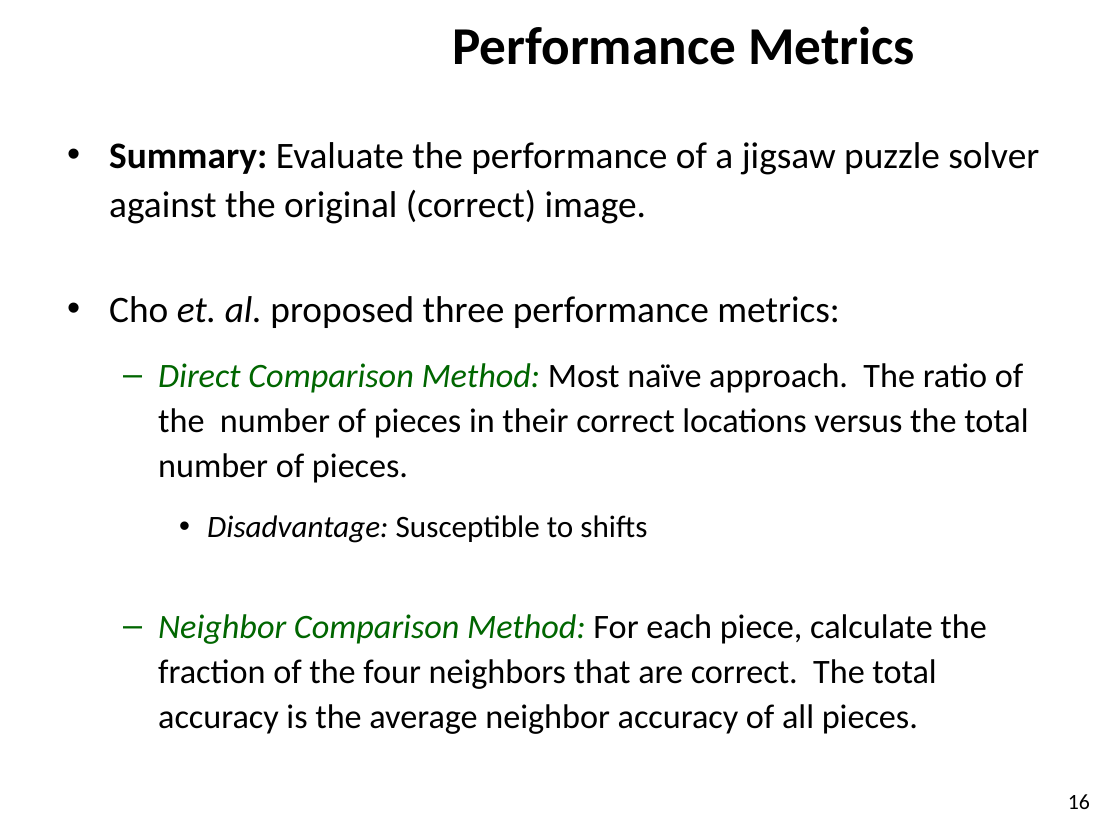
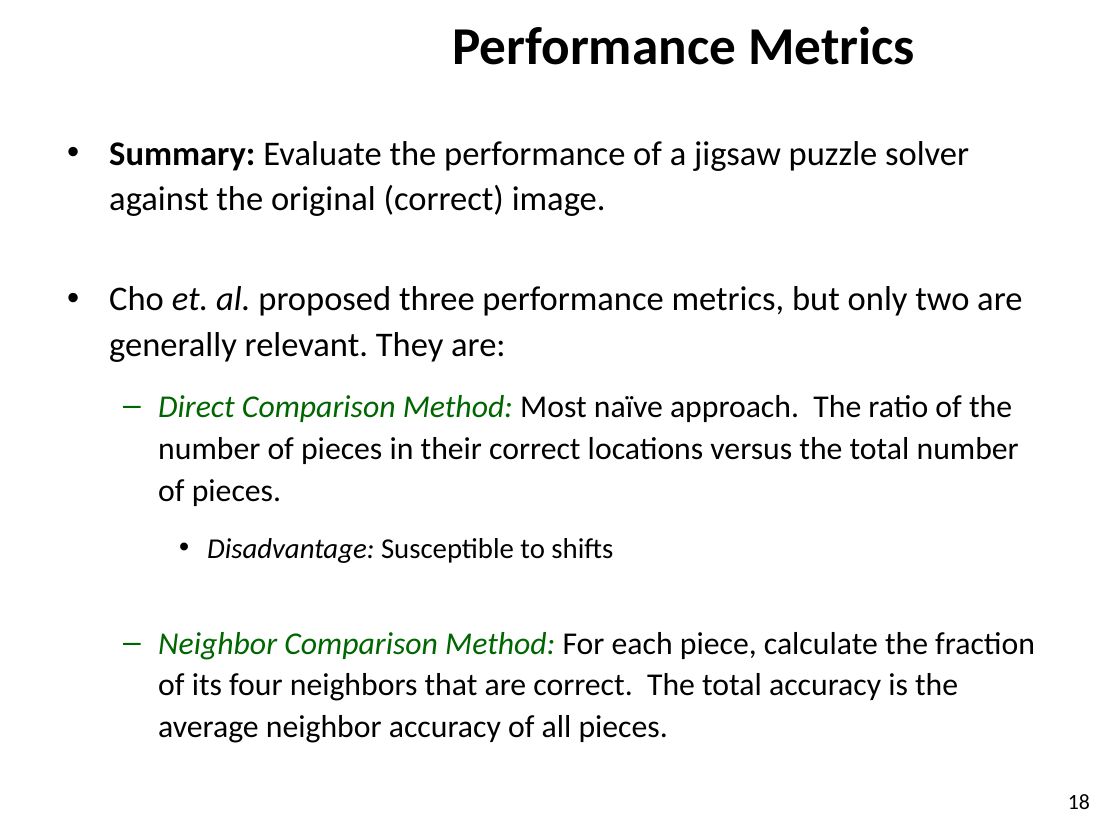
Before and after one commit to ZaydH/sjsu_thesis, a slide deck: slide 18 of Papers/Zayd_Hammoudeh_-_Square_Jigsaw_Puzzle_Problem_Literature_Review.pptx (slide 16 before the commit). Drawn at 1120x840 pixels with LibreOffice and Linux fonts; fonts in the diff are those of the drawing; background and template pictures are left out. Boxes give left, top, right and bottom in pixels: in the first picture for what was removed or moved away, otherwise in the second. Text is boxed around its words. In the diff, an @@ line names an element or a change of style, - is before the commit and + after.

```diff
--- a/Papers/Zayd_Hammoudeh_-_Square_Jigsaw_Puzzle_Problem_Literature_Review.pptx
+++ b/Papers/Zayd_Hammoudeh_-_Square_Jigsaw_Puzzle_Problem_Literature_Review.pptx
@@ text at bbox=[109, 141, 1019, 563]: size 24 to 22.2 pt in "Summary: Evaluate the performance of a jigsaw ..."; size 22 to 20.4 pt in "Direct Comparison Method: Most naïve approach. The ..."; size 20 to 18.5 pt in "Disadvantage: Susceptible to shifts" @@
@@ text at bbox=[109, 286, 1022, 362]: text changed; size 24 to 22.2 pt @@
-• Cho et. al. proposed three performance metrics:
+• Cho et. al. proposed three performance metrics, but only two are generally relevant. They are:
@@ text at bbox=[158, 632, 1035, 743]: text changed; size 22 to 20.4 pt @@
-  – Neighbor Comparison Method: For each piece, calculate the fraction of the four neighbors that are correct. The total accuracy is the average neighbor accuracy of all pieces.
+  – Neighbor Comparison Method: For each piece, calculate the fraction of its four neighbors that are correct. The total accuracy is the average neighbor accuracy of all pieces.
@@ page number at bbox=[1068, 794, 1090, 809]: text changed @@
-16
+18
```
Also in this commit, not shown: 19 other slides changed, 2 slides added, 1 slide removed, 1 other file.
